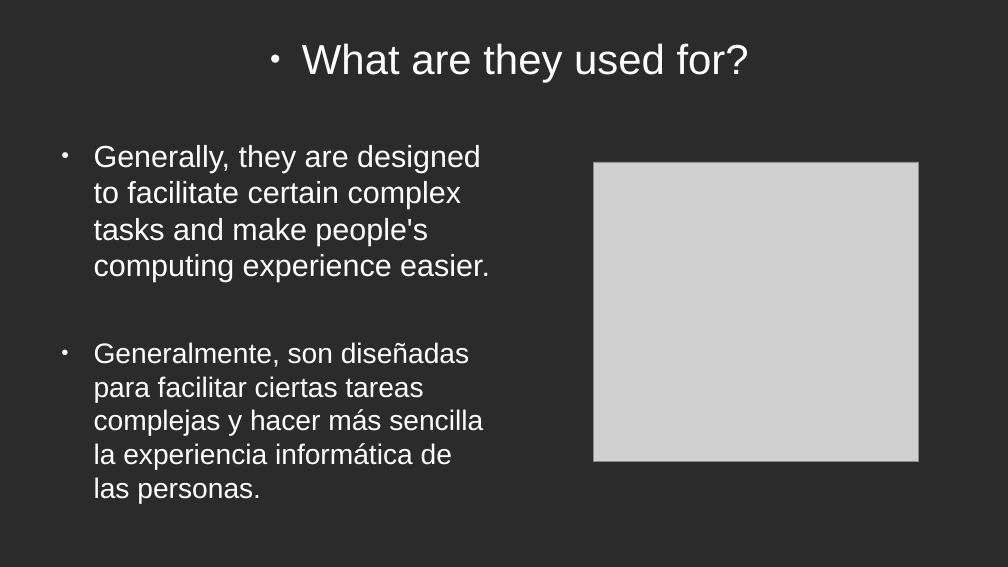
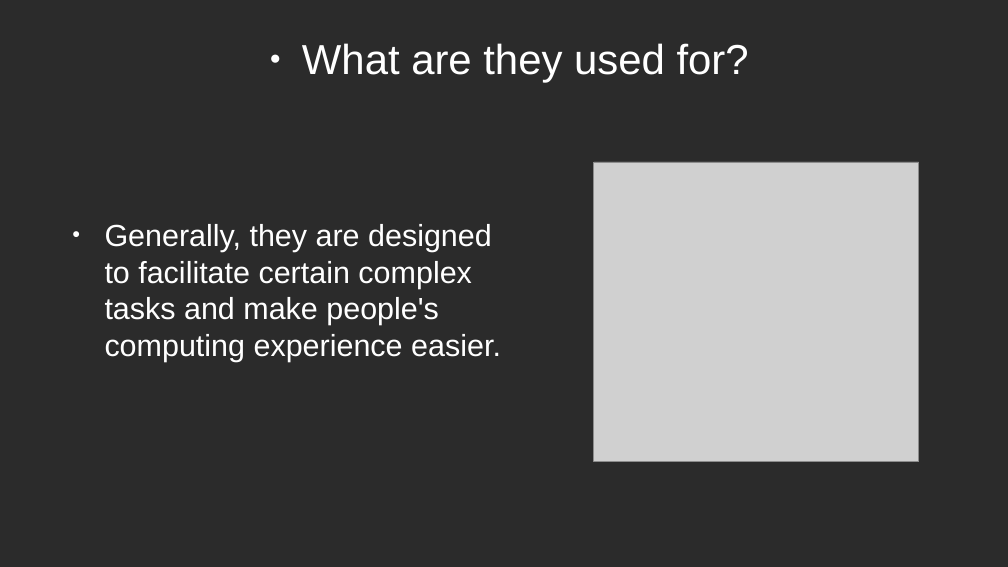
Before and after one commit to sergiomunozvillullas/inglesYempresa, a slide deck: slide 4 of ingles/ingles/presentacionINgles.odp. Drawn at 1008x567 pixels with LibreOffice and Linux fonts; fonts in the diff are those of the drawing; grey boxes stand for pictures; background and template pictures are left out; a plain dark background stands for a picture behind light text. Boxes give left, top, right and bottom in pixels: in the first picture for what was removed or moved away, otherwise in the second. Text is boxed around its words. In the diff, an @@ line names an element or a change of style, - is before the commit and + after.

```diff
--- a/ingles/ingles/presentacionINgles.odp
+++ b/ingles/ingles/presentacionINgles.odp
@@ text "Generally, they are designed to ...": place and size @@
-text "Generally, they are designed to ..." at (94,145,490,282)
+text "Generally, they are designed to ..." at (105,224,501,362)
@@ text removed at (94,342,483,503) @@
-● Generalmente, son diseñadas para facilitar ciertas tareas complejas y hacer más sencilla la experiencia informática de las personas.
```
Also in this commit, not shown: 3 other slides changed, 2 slides added, 2 slides removed, 1 other file.
